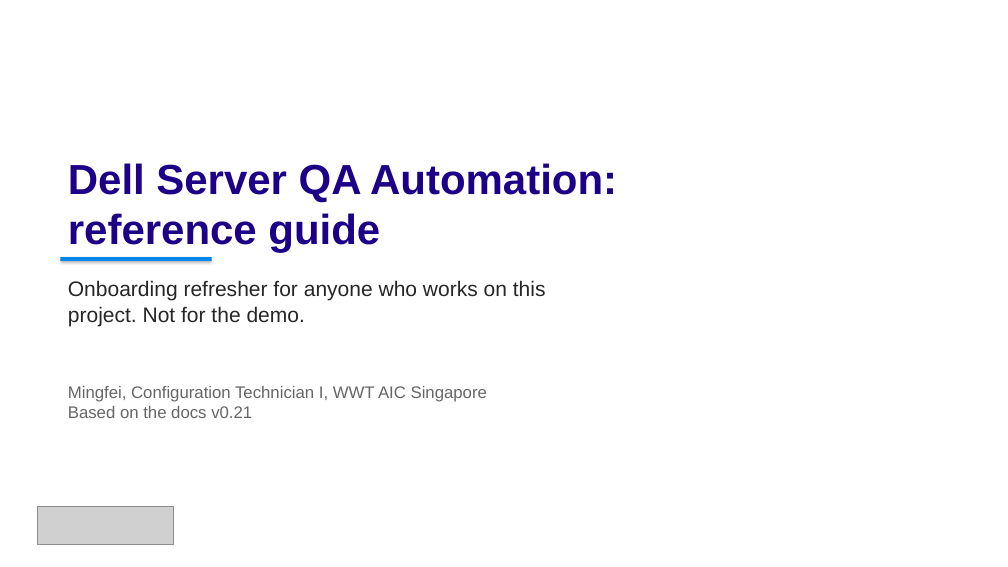
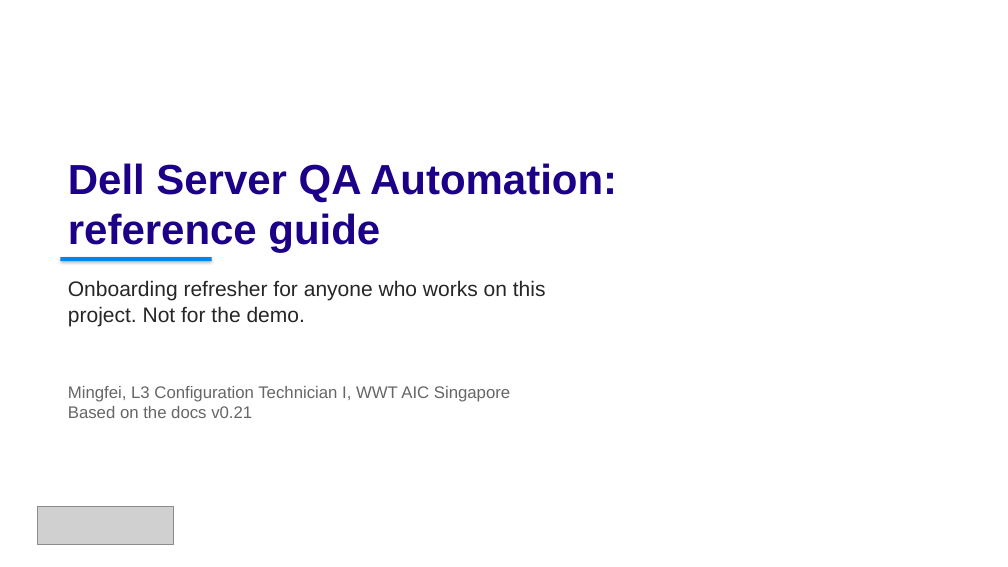
Before and after one commit to MingFei2001/Dell-Server-QA-Automation, a slide deck: slide 1 of docs/slides/idrac-day0-staging-reference.pptx. Drawn at 1008x567 pixels with LibreOffice and Linux fonts; fonts in the diff are those of the drawing; grey boxes stand for pictures; background and template pictures are left out. Boxes give left, top, right and bottom in pixels: in the first picture for what was removed or moved away, otherwise in the second. Text is boxed around its words. In the diff, an @@ line names an element or a change of style, - is before the commit and + after.

```diff
--- a/docs/slides/idrac-day0-staging-reference.pptx
+++ b/docs/slides/idrac-day0-staging-reference.pptx
@@ text at [68,386,510,418]: text changed @@
-Mingfei, Configuration Technician I, WWT AIC Singapore
-Based on the docs v0.21
+Mingfei, L3 Configuration Technician I, WWT AIC Singapore
+Based on the docs v0.21
```
Also in this commit, not shown: 8 other files.
